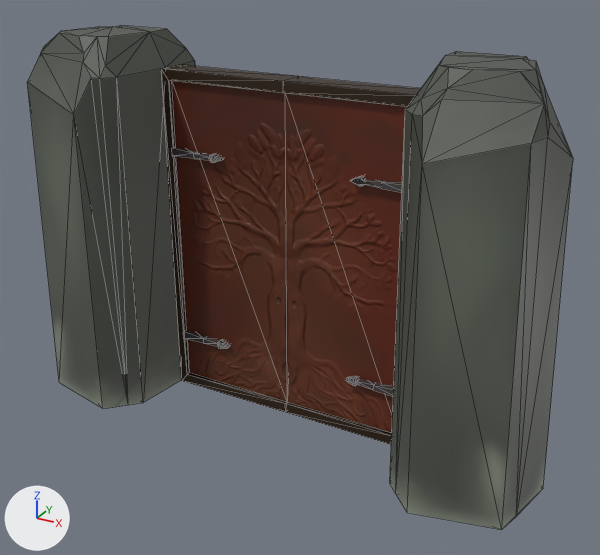
What one commit did to the glTF model Models/Asgard/Noatun/NoatunGate.glb.
One viewpoint serves both versions: a 50 mm lens placed at (187.0, -331.0, 241.0), pointed at (14.0, -17.0, 84.0). The lights are fixed; the arrows at lower left show +X, +Y and +Z. The picture after the commit comes second. Mesh edges are drawn as thin lines. Vertices at exactly the same position are counted once.

The first picture shows 'Low.001', 'SidePillar'.
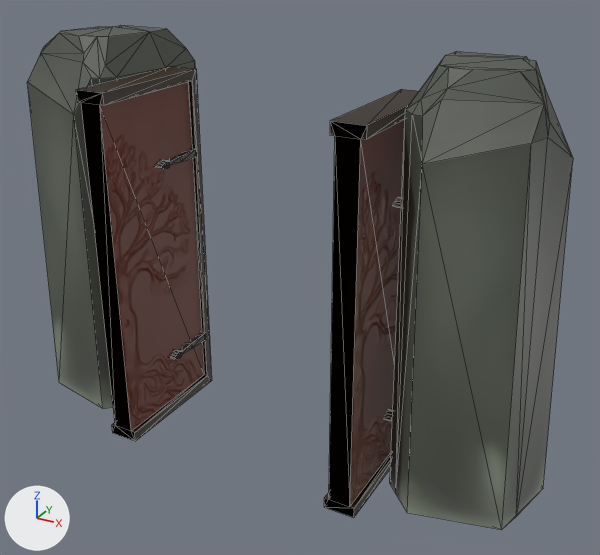
Commit message: Gate has animation now

The newer file adds a shape key; the second version is drawn at full value of the shape key 'Open' of 'Low.001', and the change is written as the vertex moves it makes.

What changed in the scene script:
```text
Change me_cube_005:
    used by ob_low_001; location = (0.0, 0.0, 86.0); scale = (34.4, 34.4, 34.4)
    remove me_cube_005.from_pydata(...)  # 292 vertices, 562 faces; spans x -1.95..1.95, y -0.24..0.22, z -2.5..2.5
    add me_cube_005.from_pydata(...)  # 304 vertices, 568 faces; spans x -1.97..1.98, y -1.92..0.05, z -2.5..2.5
    me_cube_005 part 1: the loose piece of 32 vertices spanning x 1.0..1.83, y -0.24..-0.05, z -1.69..-1.57 is turned 90 degrees about the z axis through its middle, then moved by (0.47, -0.34, 0.0)
    me_cube_005 part 2: the loose piece of 32 vertices spanning x 1.0..1.83, y -0.24..-0.05, z 1.28..1.4 is turned 90 degrees about the z axis through its middle, then moved by (0.47, -0.34, 0.0)
    me_cube_005 part 3: the loose piece of 32 vertices spanning x -1.83..-1.01, y -0.24..-0.05, z -1.69..-1.57 is turned -90 degrees about the z axis through its middle, then moved by (-0.46, -0.36, 0.0)
    me_cube_005 part 4: the loose piece of 32 vertices spanning x -1.83..-1.01, y -0.24..-0.05, z 1.28..1.4 is turned -90 degrees about the z axis through its middle, then moved by (-0.46, -0.36, 0.0)
    me_cube_005 part 5: the loose piece of 32 vertices spanning x -1.83..-1.01, y 0.03..0.22, z -1.69..-1.57 is turned -90 degrees about the z axis through its middle, then moved by (-0.19, -0.63, 0.0)
    me_cube_005 part 6: the loose piece of 32 vertices spanning x -1.83..-1.01, y 0.03..0.22, z 1.28..1.4 is turned -90 degrees about the z axis through its middle, then moved by (-0.19, -0.63, 0.0)
    me_cube_005 part 7: a new loose piece of 24 vertices spanning x 1.54..1.96, y -1.9..0.05, z -2.5..2.5, in mat_noatungate
    me_cube_005 part 8: a new loose piece of 24 vertices spanning x -1.94..-1.52, y -1.92..0.03, z -2.5..2.5, in mat_noatungate
    me_cube_005 part 9
    36 vertices are removed from x -1.95..1.95, y -0.21..0.21, z -2.5..2.5
    82 faces are deleted
    other edits to the shape of me_cube_005 do not show in these pictures
```

Changed parts and their boxes (x1, y1, x2, y2) in the pictures (600 x 555 px; the box of a moved part takes in the faces that stretch with it):
'Low.001', reshaped (32% wider, 19% taller)
    before: (162, 65, 421, 444)
    after: (76, 67, 419, 518)
part 1 of me_cube_005, moved or reshaped (mostly hidden afterwards)
    before: (345, 376, 394, 396)
    after: (384, 407, 393, 421)
part 2 of me_cube_005, moved or reshaped (mostly hidden afterwards)
    before: (350, 176, 402, 193)
    after: (394, 198, 402, 208)
part 3 of me_cube_005, moved or reshaped (not visible afterwards)
    before: (183, 330, 231, 349)
part 4 of me_cube_005, moved or reshaped (not visible afterwards)
    before: (172, 147, 224, 163)
part 5 of me_cube_005, moved or reshaped (not visible before)
    after: (170, 332, 206, 359)
part 6 of me_cube_005, moved or reshaped (not visible before)
    after: (157, 148, 197, 169)
part 7 of me_cube_005, added
    after: (324, 89, 419, 518)
part 8 of me_cube_005, added
    after: (76, 67, 212, 441)
part 9 of me_cube_005, deleted (brown)
    before: (162, 65, 421, 444)
